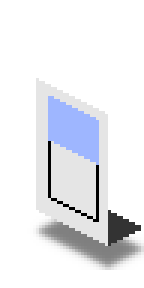
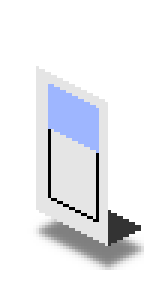
Layers edited between the first and the second (144, 288) image:
painted on "Roof" over [39, 69, 108, 114]
painted on "Glass" over [48, 84, 99, 165]
painted on "Frame" over [48, 129, 99, 165]
painted on "Side" over [36, 66, 108, 165]
